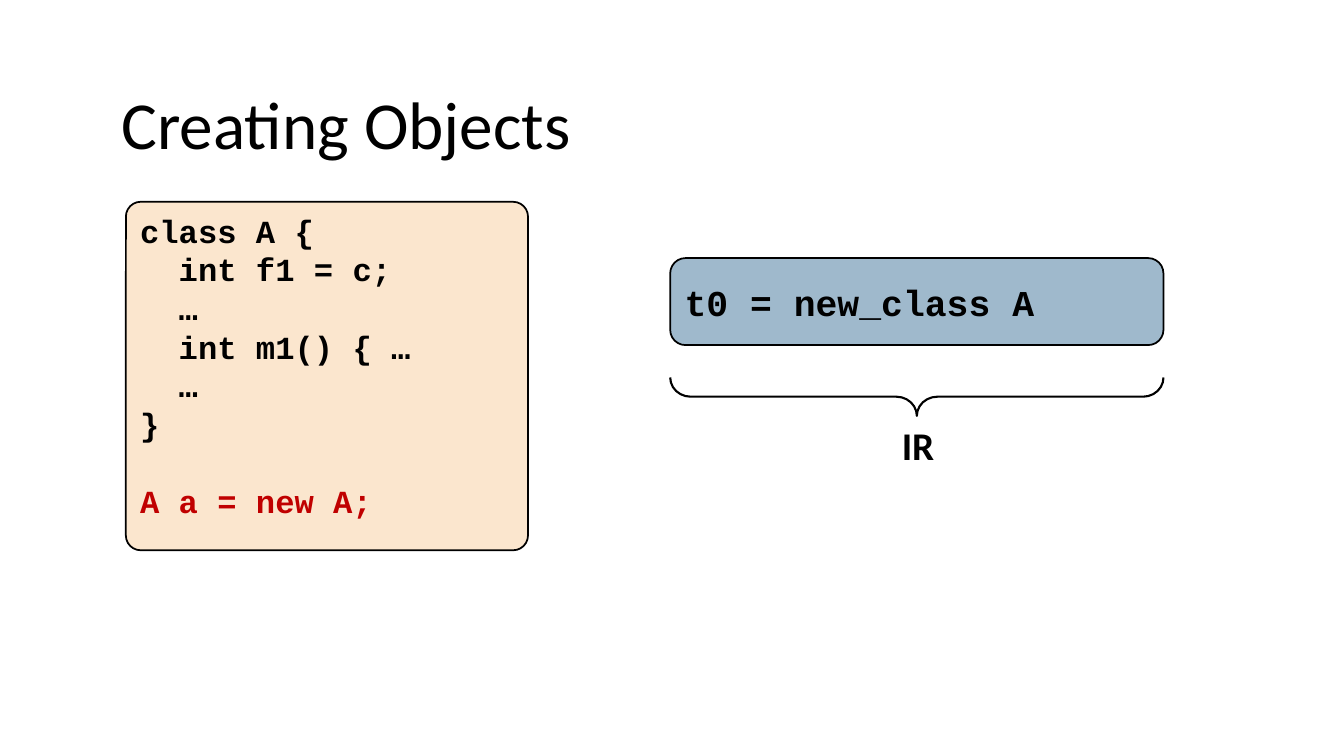
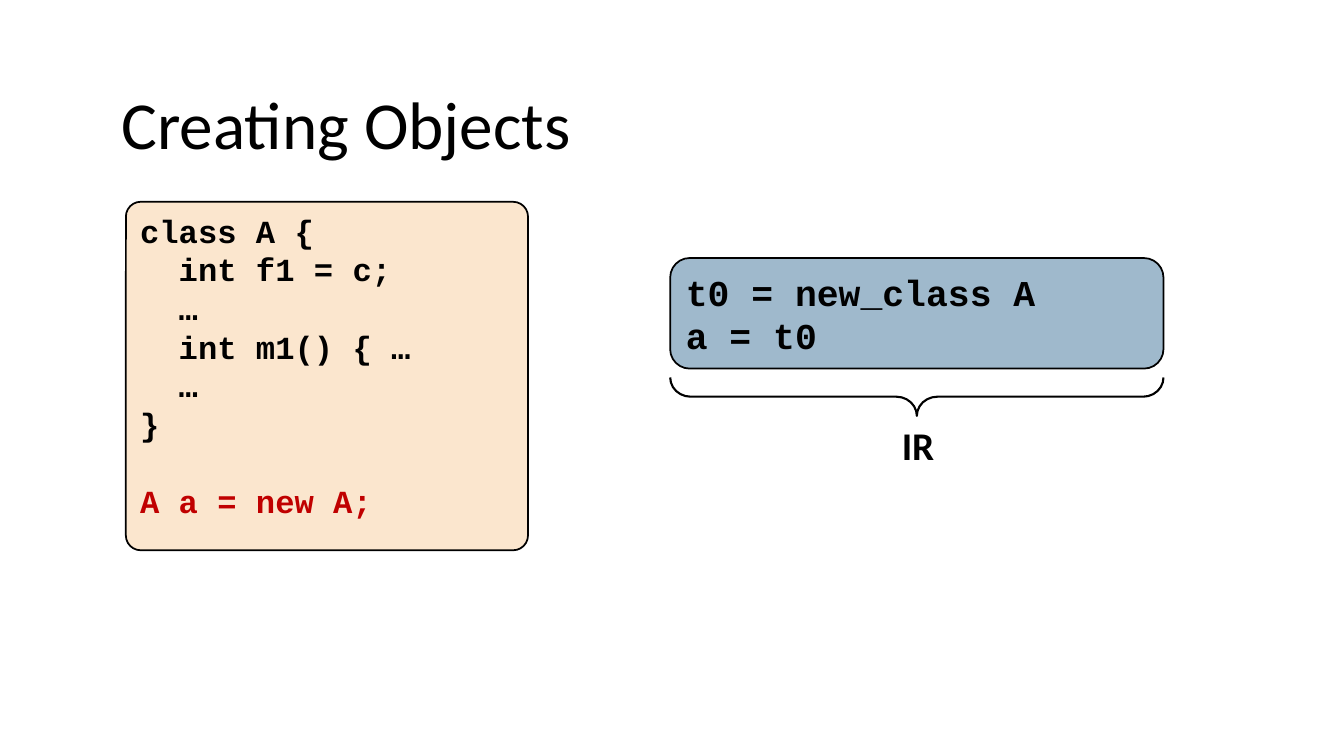
Before and after one commit to nivshani/compilation, a slide deck: slide 82 of slides/codegen.pptx. Drawn at 1344x756 pixels with LibreOffice and Linux fonts; fonts in the diff are those of the drawing. Boxes give left, top, right and bottom in pixels: in the first picture for what was removed or moved away, otherwise in the second. Text is boxed around its words. In the diff, an @@ line names an element or a change of style, - is before the commit and + after.

```diff
--- a/slides/codegen.pptx
+++ b/slides/codegen.pptx
@@ rounded rectangle "t0 = new_class A": place and size @@
-rounded rectangle "t0 = new_class A" at [670,258,1164,345]
+rounded rectangle "t0 = new_class A" at [670,258,1164,369]
@@ text in rounded rectangle at [686,324,817,350]: paragraph added @@
+a = t0
```
Also in this commit, not shown: 15 other slides changed, 1 other file.
